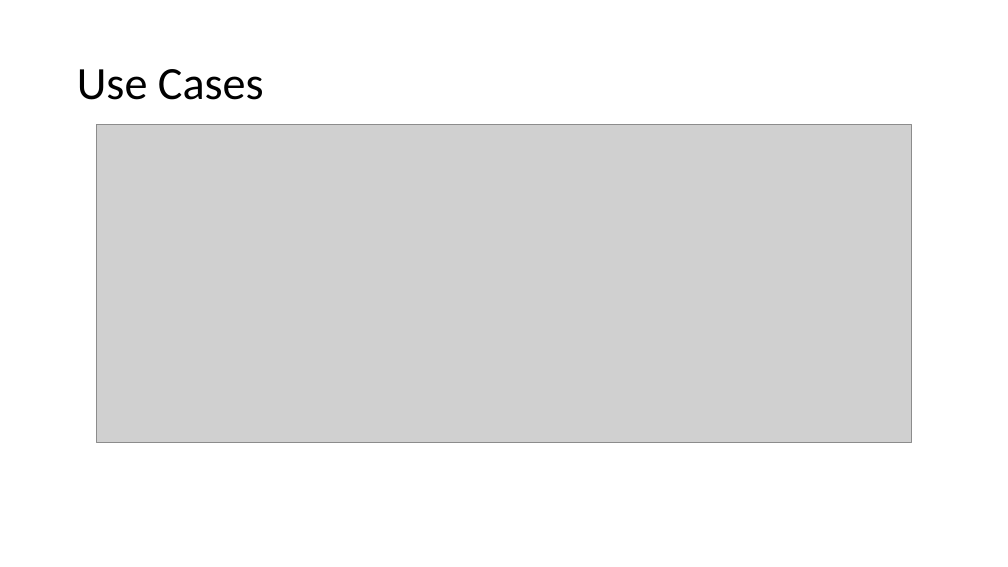
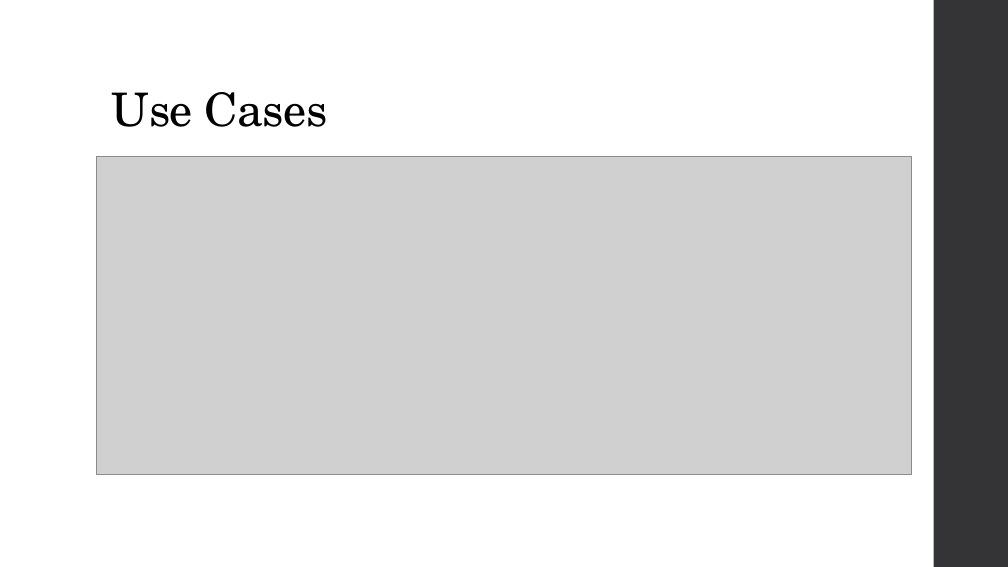
Before and after one commit to DmitryMI/EamaProject, a slide deck: slide 7 of Documentation/App idea.pptx (slide 5 before the commit). Drawn at 1008x567 pixels with LibreOffice and Linux fonts; fonts in the diff are those of the drawing; grey boxes stand for pictures. Boxes give left, top, right and bottom in pixels: in the first picture for what was removed or moved away, otherwise in the second. Text is boxed around its words. In the diff, an @@ line names an element or a change of style, - is before the commit and + after.

```diff
--- a/Documentation/App idea.pptx
+++ b/Documentation/App idea.pptx
@@ rectangle added at box(934, 0, 1008, 567), fill #353537 @@
@@ title "Use Cases": place and size @@
-title "Use Cases" at box(77, 69, 264, 100)
+title "Use Cases" at box(112, 92, 328, 127)
@@ title "Use Cases" at box(112, 92, 328, 127): font Calibri to TeX Gyre Schola, letter spacing 0 to -0.5 pt; vertical alignment middle to bottom @@
@@ picture: place and size @@
-picture at box(97, 124, 912, 442)
+picture at box(97, 157, 912, 475)
```
Also in this commit, not shown: 10 other slides changed, 4 slides added, 1 slide removed, 3 other files.
